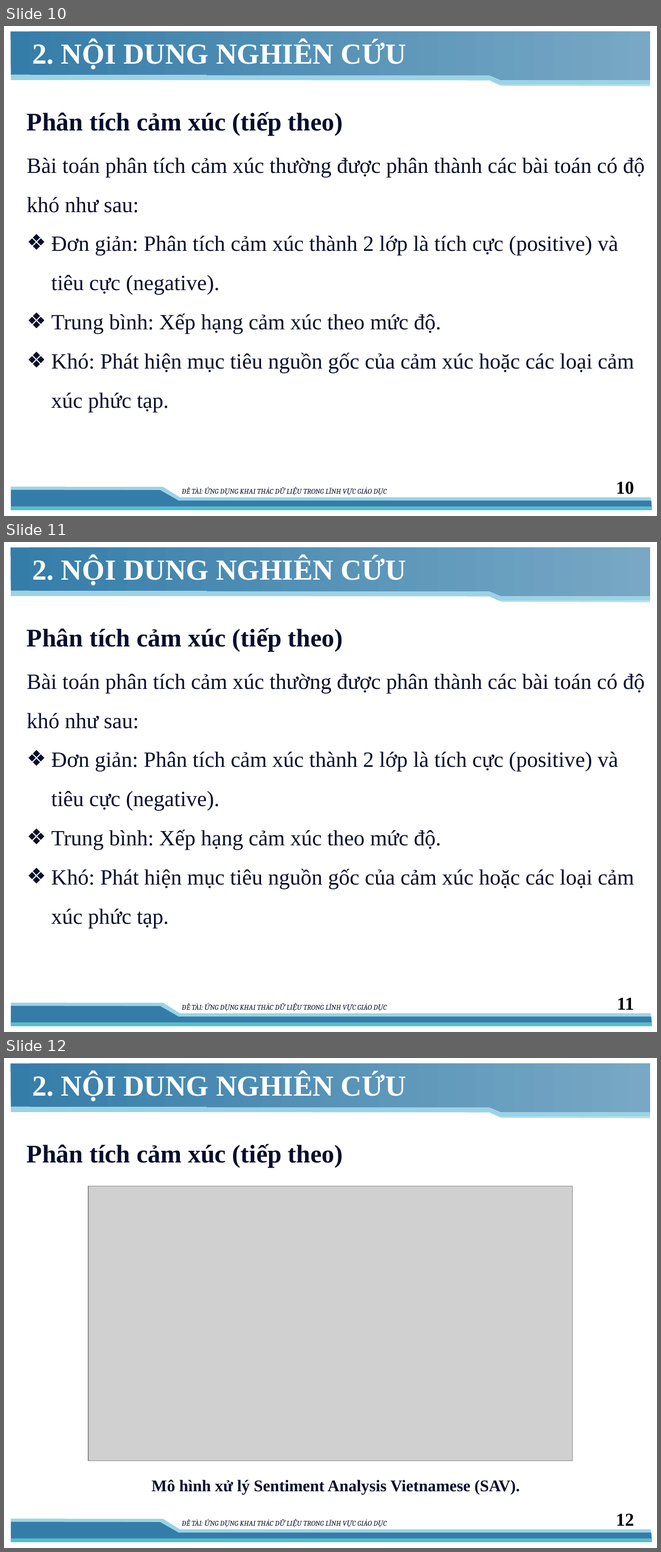
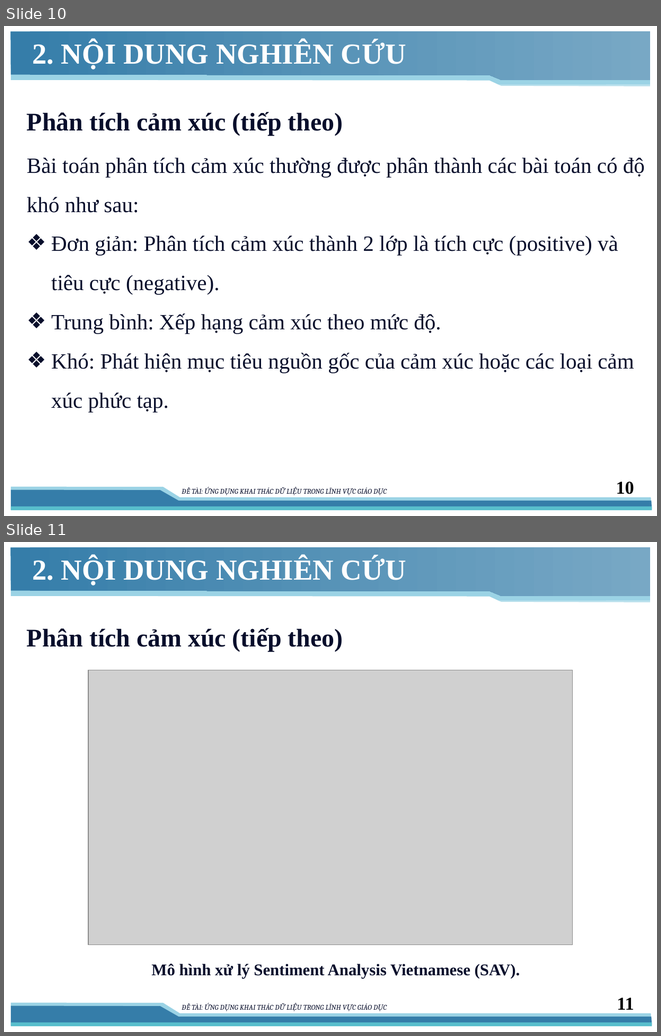
Before and after one commit to vominhquan1995/NLP, a slide deck: Document/16_01/ThuyetTrinh.pptx. Shown one above the other, each under a label of ours: slides 10, 11 and 12 before the commit, slides 10 and 11 after it. The pictures are 661x1552 and 661x1036 pixels, drawn with LibreOffice and Linux fonts; fonts in the diff are those of the drawing; grey boxes stand for pictures. Boxes give left, top, right and bottom in pixels: in the first picture for what was removed or moved away, otherwise in the second. Text is boxed around its words. In the diff, an @@ line names an element or a change of style, - is before the commit and + after.

```diff
--- a/Document/16_01/ThuyetTrinh.pptx
+++ b/Document/16_01/ThuyetTrinh.pptx
@@ slide 11 removed at [4, 542, 657, 1032], background #FFFFFF; not listed: 9 template elements that a slide beside it also shows @@
@@ title removed at [32, 557, 406, 585] @@
-2. NỘI DUNG NGHIÊN CỨU
@@ text removed at [27, 628, 343, 652] @@
-Phân tích cảm xúc (tiếp theo)
@@ text removed at [27, 673, 645, 928] @@
-Bài toán phân tích cảm xúc thường được phân thành các bài toán có độ khó như sau:
-❖ Đơn giản: Phân tích cảm xúc thành 2 lớp là tích cực (positive) và tiêu cực (negative).
-❖ Trung bình: Xếp hạng cảm xúc theo mức độ.
-❖ Khó: Phát hiện mục tiêu nguồn gốc của cảm xúc hoặc các loại cảm xúc phức tạp.
@@ page number removed at [617, 997, 634, 1009] @@
-11
@@ what was slide 12 is now slide 11 @@
@@ page number at [617, 997, 634, 1009]: text changed @@
-12
+11
```
Also in this commit, not shown: 2 slides changed, 3 other files.
